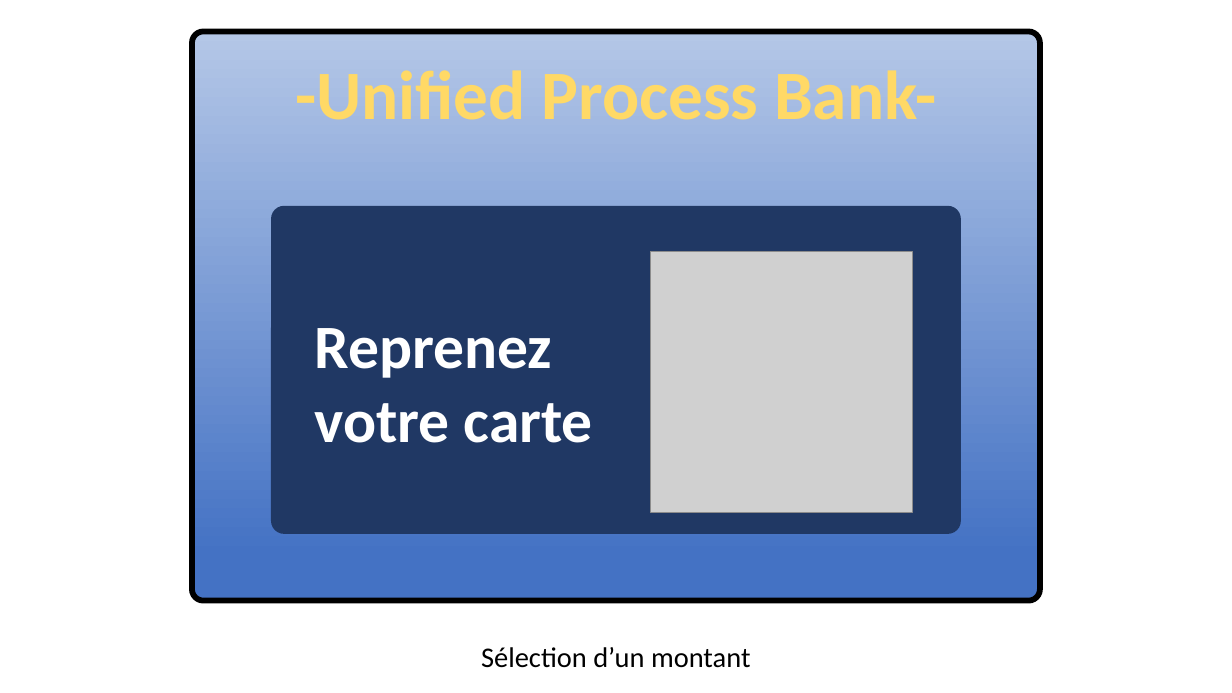
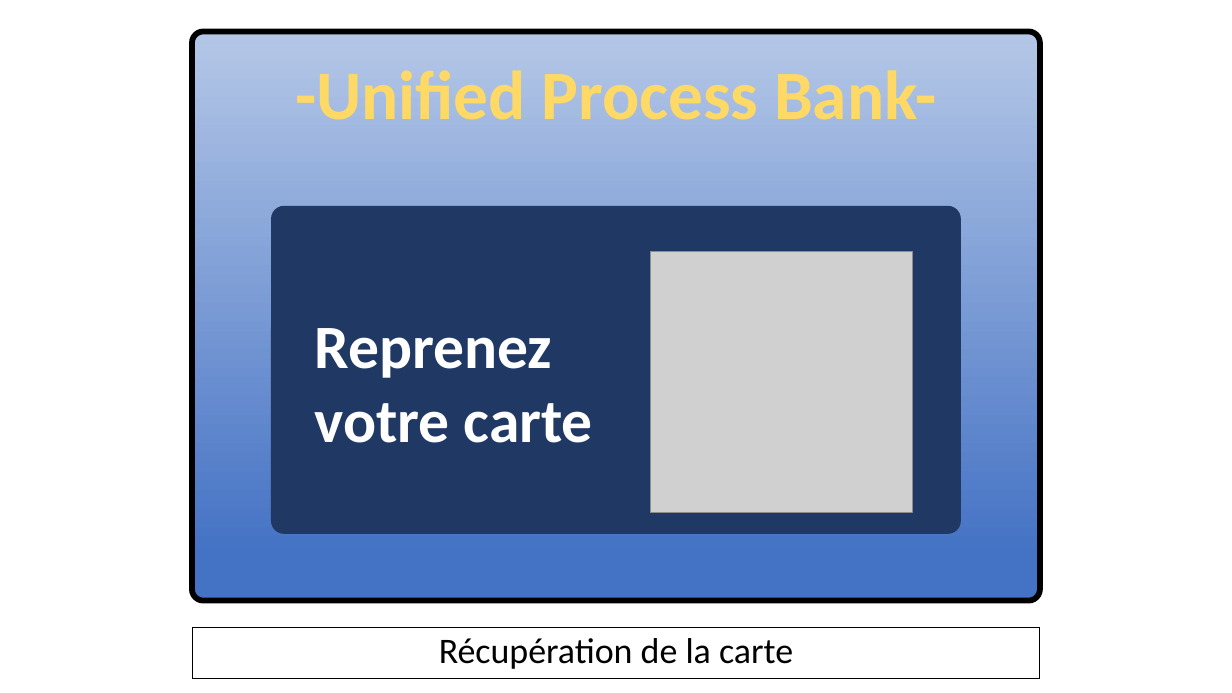
Before and after one commit to kyweez/CDA-15-APPLICATION-DESIGN, a slide deck: slide 6 of GAB/Version-aurelien/IHM-aurelien.pptx (slide 4 before the commit). Drawn at 1232x693 pixels with LibreOffice and Linux fonts; fonts in the diff are those of the drawing; grey boxes stand for pictures. Boxes give left, top, right and bottom in pixels: in the first picture for what was removed or moved away, otherwise in the second. Text is boxed around its words. In the diff, an @@ line names an element or a change of style, - is before the commit and + after.

Commit message:
IHM done

```diff
--- a/GAB/Version-aurelien/IHM-aurelien.pptx
+++ b/GAB/Version-aurelien/IHM-aurelien.pptx
@@ subtitle added at (192,628,1041,678), outline #000000 0.75 pt, 28 pt, text #000000 @@
+Récupération de la carte
@@ subtitle removed at (481,647,750,668) @@
-Sélection d’un montant
```
Also in this commit, not shown: 2 other slides changed, 2 slides added.
